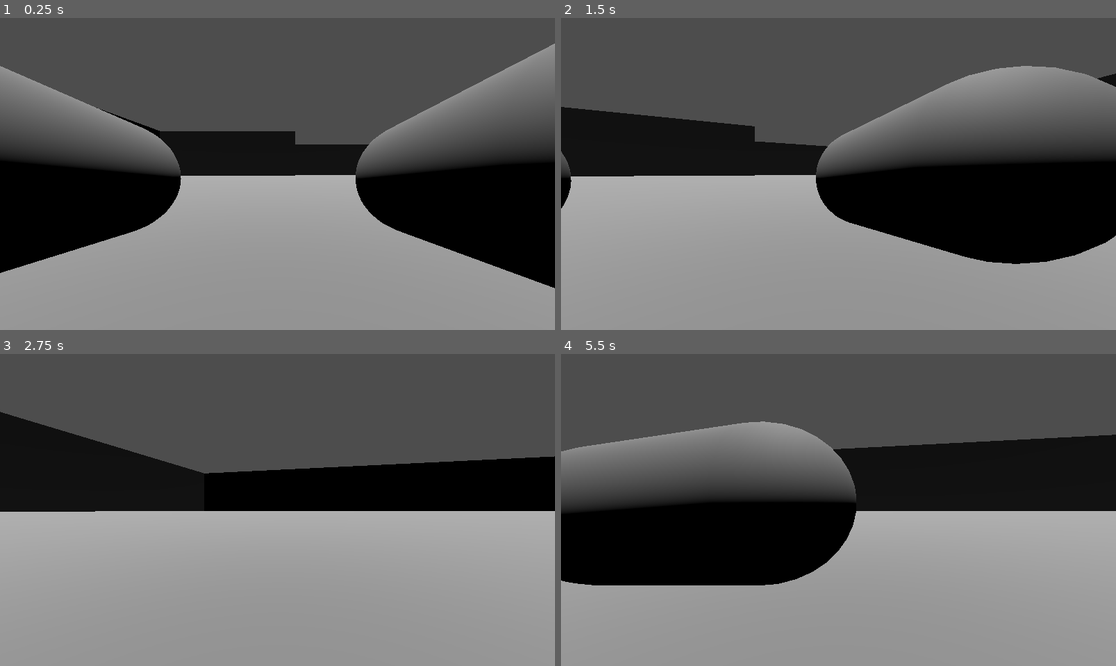
Above: before the commit, frames 1-4 (two rows, left to right).
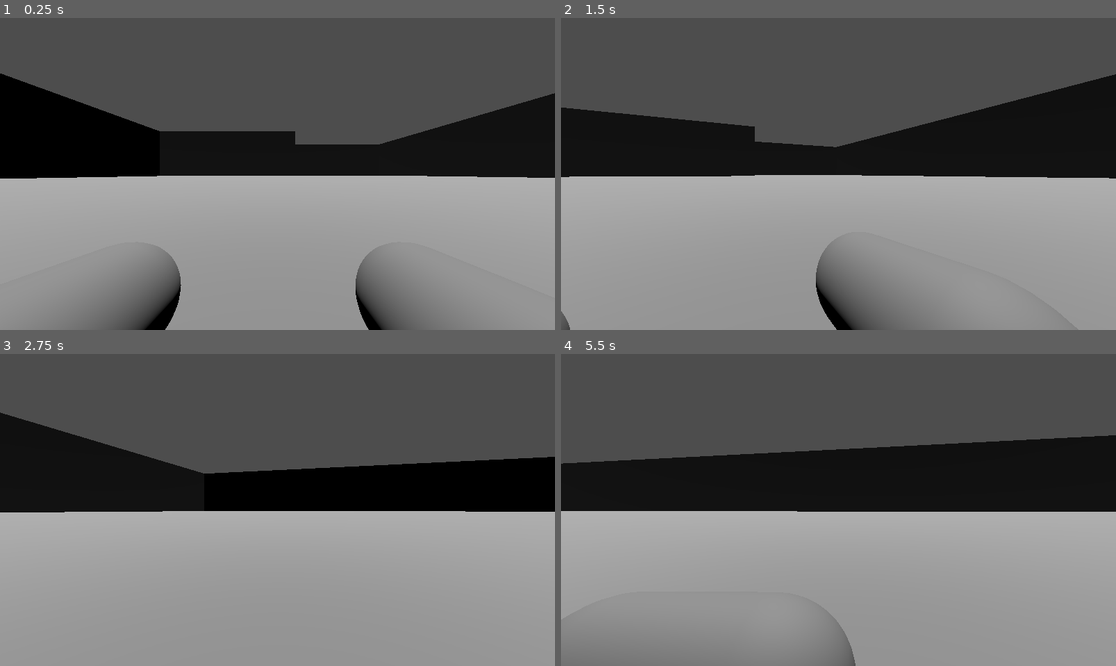
Above: after the commit, the same moments.

Repository: StudioXPEtudiant/-25-26.QC.S.S2_Escape-Night
Game: Godot game, scene res://scenne/Laboratoir(scène).tscn
Two runs of this game, one before a commit and one after it. Both use one fixed random seed, a clock stepped at 60 frames per second and the inputs below.
Inputs (mouse positions are in pixels of both pictures, inside the frame that each line leads up to):
- Up to frame 1 (0.25 s): no input
- Up to frame 2 (1.5 s): move the mouse to (866, 174) at 0.52 s; hold W (Avance) from 0.53 s (still down); tap C (Accroupir) at 0.6 s; tap Space (Saut) at 0.77 s; move the mouse to (810, 174) at 1.27 s; tap S (Recule) at 1.35 s
- Up to frame 3 (2.75 s): keep holding W (Avance); tap Space (Saut) at 1.52 s; move the mouse to (288, 503) at 2.02 s; hold Shift (Sprint) from 2.03 s (still down)
- Up to frame 4 (5.5 s): keep holding W (Avance); move the mouse to (832, 516) at 2.77 s; release Shift (Sprint) at 2.78 s; tap C (Accroupir) at 2.85, 5.1 s; tap Space (Saut) at 3.02, 3.77, 4.52 s; move the mouse to (877, 513) at 3.52 s; tap S (Recule) at 3.6 s; move the mouse to (794, 506) at 4.27 s; tap Shift (Sprint) at 4.35 s; tap Enter at 5 s; move the mouse to (844, 510) at 5.02 s

The runs differ from the first frame. In frame 1, 35% of the frame differs, in the area x 0-100%, y 8-100%; in frame 2, 27%; in frame 3, 0.2%; in frame 4, 24%.

Commit message:
rangement de dosier + script monstre statue V1

Diff:
--- a/Laboratoir(scène).tscn
+++ /dev/null
@@ -1,74 +0,0 @@
-[gd_scene load_steps=12 format=3 uid="uid://dfpd7q6gfhpr3"]
-
-[ext_resource type="PackedScene" uid="uid://dnwhrjxakhhu6" path="res://Monstre.tscn" id="1_dxf6b"]
-[ext_resource type="PackedScene" path="res://script/node_3d.tscn" id="2_8lorh"]
-
-[sub_resource type="StandardMaterial3D" id="StandardMaterial3D_t4cqt"]
-albedo_color = Color(1, 0, 1, 1)
-
-[sub_resource type="CapsuleMesh" id="CapsuleMesh_w4cp3"]
-material = SubResource("StandardMaterial3D_t4cqt")
-
-[sub_resource type="NavigationMesh" id="NavigationMesh_fjfmr"]
-vertices = PackedVector3Array(0.274002, -0.75, -285.775, 0.274002, -0.75, -200.525, 124.024, -0.75, -200.525, 124.024, -0.75, -285.775, -124.726, 1.75, -1.77484, 124.524, 1.75, -1.52484, 124.524, 1.75, -199.525, -124.726, 1.75, -199.525, 0.274002, -0.5, -199.275, 0.274002, -0.5, -195.025, 124.024, -0.5, -195.025, 124.024, -0.5, -199.275, -124.976, 1.75, -0.0248413, -126.726, 1.75, -0.0248413, -126.726, 1.75, 199.225, 124.524, 1.75, 199.475, -247.976, 1.75, -0.0248413, -247.976, 1.75, 199.225)
-polygons = [PackedInt32Array(3, 2, 0), PackedInt32Array(0, 2, 1), PackedInt32Array(7, 6, 4), PackedInt32Array(4, 6, 5), PackedInt32Array(11, 10, 8), PackedInt32Array(8, 10, 9), PackedInt32Array(14, 13, 12), PackedInt32Array(12, 4, 14), PackedInt32Array(14, 4, 5), PackedInt32Array(14, 5, 15), PackedInt32Array(17, 16, 14), PackedInt32Array(14, 16, 13)]
-
-[sub_resource type="StandardMaterial3D" id="StandardMaterial3D_igw0p"]
-albedo_color = Color(0.560784, 0.560784, 0.560784, 1)
-
-[sub_resource type="BoxMesh" id="BoxMesh_hn602"]
-material = SubResource("StandardMaterial3D_igw0p")
-size = Vector3(125, 2.5, 200)
-
-[sub_resource type="StandardMaterial3D" id="StandardMaterial3D_ydddm"]
-albedo_color = Color(0.560784, 0.560784, 0.560784, 1)
-
-[sub_resource type="BoxMesh" id="BoxMesh_ydyjn"]
-material = SubResource("StandardMaterial3D_ydddm")
-size = Vector3(125, 2.5, 84.335)
-
-[sub_resource type="StandardMaterial3D" id="StandardMaterial3D_1a1s2"]
-albedo_color = Color(0.560955, 0.560955, 0.560955, 1)
-
-[sub_resource type="BoxMesh" id="BoxMesh_e456h"]
-material = SubResource("StandardMaterial3D_1a1s2")
-size = Vector3(250, 2.5, 400)
-
-[node name="Node3D2" type="Node3D"]
-transform = Transform3D(1, 0, 0, 0, 1, 0, 0, 0, 1, 0, -0.0173149, 0)
-
-[node name="Node3D" parent="." instance=ExtResource("1_dxf6b")]
-transform = Transform3D(1, 0, 0, 0, 1, 0, 0, 0, 1, -1.47439, 2.59412, -6.99341)
-script = null
-
-[node name="MeshInstance3D" type="MeshInstance3D" parent="."]
-transform = Transform3D(-1, 0, -8.74228e-08, 0, 1, 0, 8.74228e-08, 0, -1, -2.1, 2.1, -2.35)
-mesh = SubResource("CapsuleMesh_w4cp3")
-
-[node name="DirectionalLight3D" type="DirectionalLight3D" parent="."]
-transform = Transform3D(0.889236, 0.457225, -0.0143281, 0.00603239, 0.0195985, 0.99979, 0.457409, -0.889135, 0.0146695, 0, 14.8334, 0)
-
-[node name="Node3D2" parent="." instance=ExtResource("2_8lorh")]
-transform = Transform3D(1, 0, 0, 0, 1, 0, 0, 0, 1, -3.26869, 3.16961, -7.63987)
-script = null
-
-[node name="NavigationRegion3D" type="NavigationRegion3D" parent="."]
-transform = Transform3D(1, 0, 0, 0, 1, 0, 0, 0, 1, 10.921, 0, 0.018)
-navigation_mesh = SubResource("NavigationMesh_fjfmr")
-
-[node name="CSGBox3D" type="CSGBox3D" parent="NavigationRegion3D"]
-use_collision = true
-size = Vector3(250, 2, 400)
-
-[node name="MeshInstance3D2" type="MeshInstance3D" parent="NavigationRegion3D/CSGBox3D"]
-transform = Transform3D(1, 0, 0, 0, 1, 0, 0, 0, 1, -185.976, 0, 99.661)
-mesh = SubResource("BoxMesh_hn602")
-skeleton = NodePath("")
-
-[node name="MeshInstance3D3" type="MeshInstance3D" parent="NavigationRegion3D/CSGBox3D"]
-transform = Transform3D(0.998378, 0, 0, 0, 0.998378, 0, 0, 0, -1.09271, 62.167, 0, -240.448)
-mesh = SubResource("BoxMesh_ydyjn")
-skeleton = NodePath("")
-
-[node name="MeshInstance3D" type="MeshInstance3D" parent="NavigationRegion3D/CSGBox3D"]
-mesh = SubResource("BoxMesh_e456h")
--- a/Monstre.tscn
+++ /dev/null
@@ -1,50 +0,0 @@
-[gd_scene load_steps=10 format=3 uid="uid://dnwhrjxakhhu6"]
-
-[ext_resource type="Script" uid="uid://ckfqsd6hcpijh" path="res://script/monstreIA V1.0.gd" id="1_dd7hk"]
-[ext_resource type="Script" path="res://script/navigation_agent_3d V1.1.gd" id="2_2n36j"]
-
-[sub_resource type="BoxMesh" id="BoxMesh_2n36j"]
-
-[sub_resource type="BoxMesh" id="BoxMesh_xjwih"]
-
-[sub_resource type="BoxMesh" id="BoxMesh_c74gb"]
-
-[sub_resource type="CylinderMesh" id="CylinderMesh_2n36j"]
-
-[sub_resource type="CapsuleMesh" id="CapsuleMesh_xjwih"]
-
-[sub_resource type="BoxShape3D" id="BoxShape3D_ialkv"]
-size = Vector3(0.741211, 1.09906, 1)
-
-[node name="Node3D" type="CharacterBody3D"]
-transform = Transform3D(1, 0, 0, 0, 1, 0, 0, 0, 1, 0, 0, -0.0421104)
-script = ExtResource("1_dd7hk")
-
-[node name="Bras_Gauche" type="MeshInstance3D" parent="."]
-transform = Transform3D(0.291394, -0.535974, 0.0123468, 0.192385, 0.540554, 0.217004, -0.146217, -0.356901, 0.310127, 0.741277, 2.04528, 0.21534)
-mesh = SubResource("BoxMesh_2n36j")
-
-[node name="Bras_Droit" type="MeshInstance3D" parent="."]
-transform = Transform3D(0.29328, 0.480138, -0.102764, -0.0949481, 0.564596, 0.264046, 0.219712, -0.396918, 0.251281, -0.335392, 2.00849, 0.205141)
-mesh = SubResource("BoxMesh_xjwih")
-
-[node name="Corp" type="MeshInstance3D" parent="."]
-transform = Transform3D(0.651536, 0, 0, 0, 1.92439, -0.0719166, 0, 0.233764, 0.592034, 0.184639, 1.58162, 0.0349089)
-mesh = SubResource("BoxMesh_c74gb")
-
-[node name="tête" type="MeshInstance3D" parent="."]
-transform = Transform3D(1, 0, 0, 0, -0.131104, 0.125307, 0, -0.0180591, -0.909684, 0.203322, 3.10205, 0.244101)
-mesh = SubResource("CylinderMesh_2n36j")
-
-[node name="NavigationAgent3D" type="NavigationAgent3D" parent="."]
-script = ExtResource("2_2n36j")
-
-[node name="MeshInstance3D" type="MeshInstance3D" parent="."]
-
-[node name="cou" type="MeshInstance3D" parent="."]
-transform = Transform3D(0.368559, 0, 0, 0, 0.352906, 0, 0, 0, 0.241753, 0.203744, 2.64388, 0.225868)
-mesh = SubResource("CapsuleMesh_xjwih")
-
-[node name="CollisionShape3D" type="CollisionShape3D" parent="."]
-transform = Transform3D(2.89356, 0, 0, 0, 2, 0, 0, 0, 2, 0.27929, 2.171, 0)
-shape = SubResource("BoxShape3D_ialkv")
--- a/node_3d.tscn
+++ /dev/null
@@ -1,29 +0,0 @@
-[gd_scene load_steps=5 format=3 uid="uid://cbpimu6tuyoqh"]
-
-[ext_resource type="Script" uid="uid://dd8joq86u5u3m" path="res://script/personnage_principal.gd" id="1_rp3qt"]
-[ext_resource type="Script" uid="uid://h4ewu3wk3ej6" path="res://script/camera_3d.gd" id="2_jswb2"]
-
-[sub_resource type="CapsuleMesh" id="CapsuleMesh_odvco"]
-
-[sub_resource type="BoxShape3D" id="BoxShape3D_ma6vh"]
-size = Vector3(1, 1.44141, 1)
-
-[node name="Player" type="CharacterBody3D"]
-transform = Transform3D(1, 0, 0, 0, 1, 0, 0, 0, 1, 0, 0.813962, 0)
-script = ExtResource("1_rp3qt")
-
-[node name="MeshInstance3D2" type="MeshInstance3D" parent="."]
-transform = Transform3D(0.247799, 0, 0, 0, 0.0184483, -0.255721, 0, 0.29653, 0.0159094, -0.366102, 0, -0.322373)
-mesh = SubResource("CapsuleMesh_odvco")
-
-[node name="MeshInstance3D" type="MeshInstance3D" parent="."]
-transform = Transform3D(0.247799, 0, 0, 0, 0.0184483, -0.255721, 0, 0.29653, 0.0159094, 0.316715, 0, -0.322373)
-mesh = SubResource("CapsuleMesh_odvco")
-
-[node name="Camera3D" type="Camera3D" parent="."]
-transform = Transform3D(1, 0, 0, 0, 1, 0, 0, 0, 1, 0, 0.284684, 0)
-script = ExtResource("2_jswb2")
-
-[node name="CollisionShape3D" type="CollisionShape3D" parent="."]
-transform = Transform3D(1, 0, 0, 0, 1, 0, 0, 0, 1, 0, -0.220703, 0)
-shape = SubResource("BoxShape3D_ma6vh")
--- a/Labo V2(en cours).tscn
+++ b/scenne/Labo V2(en cours).tscn
@@ -1,8 +1,8 @@
 [gd_scene load_steps=8 format=3 uid="uid://dtbpcjiy41ib3"]
 
-[ext_resource type="Material" uid="uid://d07msuwoaenqk" path="res://Difference rouge.tres" id="1_x7ysh"]
-[ext_resource type="Material" uid="uid://j6kos7l5iw2e" path="res://Difference bleu.tres" id="2_xencj"]
-[ext_resource type="Material" uid="uid://bq6cyweb3gqnl" path="res://Difference verte.tres" id="3_jv522"]
+[ext_resource type="Material" uid="uid://d07msuwoaenqk" path="res://coulleur/Difference rouge.tres" id="1_ewe5m"]
+[ext_resource type="Material" uid="uid://j6kos7l5iw2e" path="res://coulleur/Difference bleu.tres" id="2_286hd"]
+[ext_resource type="Material" uid="uid://bq6cyweb3gqnl" path="res://coulleur/Difference verte.tres" id="3_pxev4"]
 
 [sub_resource type="PlaneMesh" id="PlaneMesh_2f3pb"]
 
@@ -20,91 +20,91 @@
 transform = Transform3D(6.44512, 0, 0, 0, 1.00758, 0, 0, 0, 1.77153, -1.98199, 0, -5.5715)
 mesh = SubResource("PlaneMesh_2f3pb")
 skeleton = NodePath("../Caméras de surveillance")
-surface_material_override/0 = ExtResource("1_x7ysh")
+surface_material_override/0 = ExtResource("1_ewe5m")
 
 [node name="Caméras de surveillance" type="MeshInstance3D" parent="Sol"]
 transform = Transform3D(0.995029, 0, 0, 0, 0.993655, 0, 0, 0, 1.01035, 5.6107, 0, 3.41796)
 mesh = SubResource("PlaneMesh_ljqo1")
 skeleton = NodePath("../..")
-surface_material_override/0 = ExtResource("1_x7ysh")
+surface_material_override/0 = ExtResource("1_ewe5m")
 
 [node name="Salle de machines" type="MeshInstance3D" parent="Sol"]
 transform = Transform3D(1.9977, 0, 0, 0, 0.994291, 0, 0, 0, 2.21412, 8.55077, 0, -0.571863)
 mesh = SubResource("PlaneMesh_ljqo1")
 skeleton = NodePath("../..")
-surface_material_override/0 = ExtResource("1_x7ysh")
+surface_material_override/0 = ExtResource("1_ewe5m")
 
 [node name="Entrepot" type="MeshInstance3D" parent="Sol"]
 transform = Transform3D(3.60749, 0, -0.0622296, 0, 1.23272, 0, 0.214324, 0, 1.04744, -1.8434, 0, 9.20238)
 mesh = SubResource("PlaneMesh_ljqo1")
 skeleton = NodePath("../..")
-surface_material_override/0 = ExtResource("1_x7ysh")
+surface_material_override/0 = ExtResource("1_ewe5m")
 
 [node name="1er étage" type="MeshInstance3D" parent="Sol"]
 transform = Transform3D(3.79535, 0, 0, 0, 0.878986, 0, 0, 0, 3.35303, -1.71109, 0, 2.03054)
 mesh = SubResource("PlaneMesh_ljqo1")
 skeleton = NodePath("../..")
-surface_material_override/0 = ExtResource("1_x7ysh")
+surface_material_override/0 = ExtResource("1_ewe5m")
 
 [node name="To be continued" type="MeshInstance3D" parent="Sol"]
 transform = Transform3D(4.63244, 0, 0, 0, 0.658896, 0, 0, 0, 4.49574, -12.7488, 0, 1.999)
 mesh = SubResource("PlaneMesh_ljqo1")
 skeleton = NodePath("../..")
-surface_material_override/0 = ExtResource("1_x7ysh")
+surface_material_override/0 = ExtResource("1_ewe5m")
 
 [node name="To be continued2" type="MeshInstance3D" parent="Sol"]
 transform = Transform3D(4.63244, 0, 0, 0, 0.658896, 0, 0, 0, 4.49574, 8.44359, 0, 23.3461)
 mesh = SubResource("PlaneMesh_ljqo1")
 skeleton = NodePath("../..")
-surface_material_override/0 = ExtResource("1_x7ysh")
+surface_material_override/0 = ExtResource("1_ewe5m")
 
 [node name="To be continued3" type="MeshInstance3D" parent="Sol"]
 transform = Transform3D(2.38157, 0, 0, 0, 0.658896, 0, 0, 0, 2.03825, 9.94807, 0, 10.7868)
 mesh = SubResource("PlaneMesh_ljqo1")
 skeleton = NodePath("../..")
-surface_material_override/0 = ExtResource("1_x7ysh")
+surface_material_override/0 = ExtResource("1_ewe5m")
 
 [node name="Chemins" type="Node3D" parent="."]
 
 [node name="MeshInstance3D" type="MeshInstance3D" parent="Chemins"]
 transform = Transform3D(0.537476, 0, 0, 0, 1, 0, 0, 0, 2.11708, -3.05903, 0, -2.6806)
 mesh = SubResource("PlaneMesh_5r1oc")
-surface_material_override/0 = ExtResource("2_xencj")
+surface_material_override/0 = ExtResource("2_286hd")
 
 [node name="MeshInstance3D2" type="MeshInstance3D" parent="Chemins"]
 transform = Transform3D(0.537476, 0, 0, 0, 1, 0, 0, 0, 1.67214, -0.725338, 0, -2.93289)
 mesh = SubResource("PlaneMesh_5r1oc")
-surface_material_override/0 = ExtResource("2_xencj")
+surface_material_override/0 = ExtResource("2_286hd")
 
 [node name="MeshInstance3D3" type="MeshInstance3D" parent="Chemins"]
 transform = Transform3D(0.466868, 0, -0.828478, 0, 1, 0, 0.266297, 0, 1.45248, 6.71726, 0, 2.17601)
 mesh = SubResource("PlaneMesh_5r1oc")
-surface_material_override/0 = ExtResource("2_xencj")
+surface_material_override/0 = ExtResource("2_286hd")
 
 [node name="MeshInstance3D4" type="MeshInstance3D" parent="Chemins"]
 transform = Transform3D(0.00930515, 0, 1.67189, 0, 1, 0, -0.537395, 0, 0.0289494, 3.65822, 0, 3.40593)
 mesh = SubResource("PlaneMesh_5r1oc")
-surface_material_override/0 = ExtResource("2_xencj")
+surface_material_override/0 = ExtResource("2_286hd")
 
 [node name="MeshInstance3D8" type="MeshInstance3D" parent="Chemins"]
 transform = Transform3D(0.0168666, 0, 1.64837, 0, 1, 0, -0.974088, 0, 0.028542, -6.50656, -0.0530539, 1.77791)
 mesh = SubResource("PlaneMesh_5r1oc")
-surface_material_override/0 = ExtResource("2_xencj")
+surface_material_override/0 = ExtResource("2_286hd")
 
 [node name="MeshInstance3D5" type="MeshInstance3D" parent="Chemins"]
 transform = Transform3D(0.537476, 0, 0, 0, 1, 0, 0, 0, 1.67214, -3.50054, 0, 6.71726)
 mesh = SubResource("PlaneMesh_5r1oc")
-surface_material_override/0 = ExtResource("2_xencj")
+surface_material_override/0 = ExtResource("2_286hd")
 
 [node name="MeshInstance3D6" type="MeshInstance3D" parent="Chemins"]
 transform = Transform3D(0.035522, 0, 3.60747, 0, 1, 0, -0.557616, 0, 0.229807, 4.399, 0, 9.776)
 mesh = SubResource("PlaneMesh_5r1oc")
-surface_material_override/0 = ExtResource("2_xencj")
+surface_material_override/0 = ExtResource("2_286hd")
 
 [node name="MeshInstance3D7" type="MeshInstance3D" parent="Chemins"]
 transform = Transform3D(0.537476, 0, 0, 0, 1, 0, 0, 0, 3.97366, 8.90175, 0, 15.8907)
 mesh = SubResource("PlaneMesh_5r1oc")
-surface_material_override/0 = ExtResource("2_xencj")
+surface_material_override/0 = ExtResource("2_286hd")
 
 [node name="murs" type="Node3D" parent="."]
 
@@ -112,4 +112,4 @@
 transform = Transform3D(0.126422, 0, 0, 0, 1, 0, 0, 0, 1, 10.5089, 0, 0)
 mesh = SubResource("BoxMesh_6nru8")
 skeleton = NodePath("../..")
-surface_material_override/0 = ExtResource("3_jv522")
+surface_material_override/0 = ExtResource("3_pxev4")
--- a/Labo v2.tscn
+++ b/scenne/Labo v2.tscn
@@ -1,8 +1,8 @@
 [gd_scene load_steps=5 format=3 uid="uid://bqutx4nj22ttk"]
 
-[ext_resource type="Material" uid="uid://d07msuwoaenqk" path="res://Difference rouge.tres" id="1_jjy2c"]
-[ext_resource type="Material" uid="uid://j6kos7l5iw2e" path="res://Difference bleu.tres" id="2_ec1id"]
-[ext_resource type="Material" uid="uid://bq6cyweb3gqnl" path="res://Difference verte.tres" id="3_r8d57"]
+[ext_resource type="Material" uid="uid://d07msuwoaenqk" path="res://coulleur/Difference rouge.tres" id="1_jjy2c"]
+[ext_resource type="Material" uid="uid://j6kos7l5iw2e" path="res://coulleur/Difference bleu.tres" id="2_ec1id"]
+[ext_resource type="Material" uid="uid://bq6cyweb3gqnl" path="res://coulleur/Difference verte.tres" id="3_r8d57"]
 
 [sub_resource type="StandardMaterial3D" id="StandardMaterial3D_x7ysh"]
 albedo_color = Color(0.604023, 0.59712, 1.92523e-07, 1)
--- a/scenne/Monstre.tscn
+++ b/scenne/Monstre.tscn
@@ -1,61 +1,50 @@
-[gd_scene load_steps=10 format=3 uid="uid://dnwhrjxakhhu6"]
+[gd_scene load_steps=9 format=3 uid="uid://dnwhrjxakhhu6"]
 
 [ext_resource type="Script" uid="uid://ckfqsd6hcpijh" path="res://script/monstreIA V1.0.gd" id="1_dd7hk"]
-[ext_resource type="Script" uid="uid://dwpg1ic6l2b7q" path="res://script/navigation_agent_3d V1.1.gd" id="2_clqnc"]
+[ext_resource type="Script" uid="uid://dwpg1ic6l2b7q" path="res://script/navigation_agent_3d V1.1.gd" id="2_2n36j"]
 
-[sub_resource type="CapsuleMesh" id="CapsuleMesh_nexf3"]
+[sub_resource type="BoxMesh" id="BoxMesh_2n36j"]
 
-[sub_resource type="CapsuleMesh" id="CapsuleMesh_5s4e0"]
+[sub_resource type="BoxMesh" id="BoxMesh_xjwih"]
+
+[sub_resource type="BoxMesh" id="BoxMesh_c74gb"]
+
+[sub_resource type="CylinderMesh" id="CylinderMesh_2n36j"]
+
+[sub_resource type="CapsuleMesh" id="CapsuleMesh_xjwih"]
 
 [sub_resource type="BoxShape3D" id="BoxShape3D_ialkv"]
 size = Vector3(0.741211, 1.09906, 1)
-
-[sub_resource type="StandardMaterial3D" id="StandardMaterial3D_xd3g8"]
-albedo_color = Color(0.49733, 0, 0.16561, 1)
-
-[sub_resource type="SphereMesh" id="SphereMesh_y3cni"]
-material = SubResource("StandardMaterial3D_xd3g8")
-
-[sub_resource type="StandardMaterial3D" id="StandardMaterial3D_avx5g"]
-albedo_color = Color(0, 0, 0, 1)
-metallic = 1.0
-
-[sub_resource type="CapsuleMesh" id="CapsuleMesh_hjstv"]
-material = SubResource("StandardMaterial3D_avx5g")
-radius = 0.125
-height = 0.5
 
 [node name="Node3D" type="CharacterBody3D"]
 transform = Transform3D(1, 0, 0, 0, 1, 0, 0, 0, 1, 0, 0, -0.0421104)
 script = ExtResource("1_dd7hk")
 
 [node name="Bras_Gauche" type="MeshInstance3D" parent="."]
-transform = Transform3D(0.378552, 0, 0, 0, 0.735065, 0.183817, 0, -0.408074, 0.33111, 0.522081, 0.518773, 0.850969)
-mesh = SubResource("CapsuleMesh_nexf3")
+transform = Transform3D(0.291394, -0.535974, 0.0123468, 0.192385, 0.540554, 0.217004, -0.146217, -0.356901, 0.310127, 0.741277, 2.04528, 0.21534)
+mesh = SubResource("BoxMesh_2n36j")
 
 [node name="Bras_Droit" type="MeshInstance3D" parent="."]
-transform = Transform3D(0.378552, 0, 0, 0, 0.735065, 0.183817, 0, -0.408074, 0.33111, -0.435056, 0.518773, 1.00476)
-mesh = SubResource("CapsuleMesh_nexf3")
+transform = Transform3D(0.29328, 0.480138, -0.102764, -0.0949481, 0.564596, 0.264046, 0.219712, -0.396918, 0.251281, -0.335392, 2.00849, 0.205141)
+mesh = SubResource("BoxMesh_xjwih")
 
 [node name="Corp" type="MeshInstance3D" parent="."]
-transform = Transform3D(0.619837, 0, 0, 0, 0.588217, -0.598423, 0, 0.780591, 0.450944, 0, 0.628394, 0)
-mesh = SubResource("CapsuleMesh_5s4e0")
+transform = Transform3D(0.651536, 0, 0, 0, 1.92439, -0.0719166, 0, 0.233764, 0.592034, 0.184639, 1.58162, 0.0349089)
+mesh = SubResource("BoxMesh_c74gb")
+
+[node name="tête" type="MeshInstance3D" parent="."]
+transform = Transform3D(1, 0, 0, 0, -0.131104, 0.125307, 0, -0.0180591, -0.909684, 0.203322, 3.10205, 0.244101)
+mesh = SubResource("CylinderMesh_2n36j")
+
+[node name="NavigationAgent3D" type="NavigationAgent3D" parent="."]
+script = ExtResource("2_2n36j")
+
+[node name="MeshInstance3D" type="MeshInstance3D" parent="."]
+
+[node name="cou" type="MeshInstance3D" parent="."]
+transform = Transform3D(0.368559, 0, 0, 0, 0.352906, 0, 0, 0, 0.241753, 0.203744, 2.64388, 0.225868)
+mesh = SubResource("CapsuleMesh_xjwih")
 
 [node name="CollisionShape3D" type="CollisionShape3D" parent="."]
-transform = Transform3D(1.9, 0, 0, 0, 1.9, 0, 0, 0, 2.9, 0.0510254, 0.797657, 0)
+transform = Transform3D(2.89356, 0, 0, 0, 2, 0, 0, 0, 2, 0.27929, 2.171, 0)
 shape = SubResource("BoxShape3D_ialkv")
-
-[node name="tête" type="MeshInstance3D" parent="."]
-transform = Transform3D(1, 0, 0, 0, 0.363597, 0, 0, 0, 0.523399, -0.0381415, 1.42444, 0.8824)
-mesh = SubResource("SphereMesh_y3cni")
-
-[node name="Oeil" type="MeshInstance3D" parent="."]
-transform = Transform3D(1, 0, 0, 0, -0.324149, -0.946006, 0, 0.946006, -0.324149, -0.563474, 1.43887, 0.907537)
-mesh = SubResource("CapsuleMesh_hjstv")
-
-[node name="Oeil2" type="MeshInstance3D" parent="."]
-transform = Transform3D(1, 0, 0, 0, -0.324149, -0.946006, 0, 0.946006, -0.324149, 0.490983, 1.43887, 0.907537)
-mesh = SubResource("CapsuleMesh_hjstv")
-
-[node name="NavigationAgent3D" type="NavigationAgent3D" parent="."]
-script = ExtResource("2_clqnc")
--- a/scenne/Player.tscn
+++ b/scenne/Player.tscn
@@ -6,7 +6,7 @@
 radius = 0.55
 height = 2.01
 
-[node name="Node3D" type="Node3D"]
+[node name="Node3D2" type="Node3D"]
 
 [node name="MeshInstance3D" type="MeshInstance3D" parent="."]
 mesh = SubResource("CapsuleMesh_b4b86")
--- a/scenne/node_3d.tscn
+++ b/scenne/node_3d.tscn
@@ -12,16 +12,17 @@
 transform = Transform3D(1, 0, 0, 0, 1, 0, 0, 0, 1, 0, 0.813962, 0)
 script = ExtResource("1_rp3qt")
 
-[node name="Camera3D" type="Camera3D" parent="."]
-script = ExtResource("2_jswb2")
+[node name="MeshInstance3D2" type="MeshInstance3D" parent="."]
+transform = Transform3D(0.247799, 0, 0, 0, 0.0184483, -0.255721, 0, 0.29653, 0.0159094, -0.366102, 0, -0.322373)
+mesh = SubResource("CapsuleMesh_odvco")
 
 [node name="MeshInstance3D" type="MeshInstance3D" parent="."]
 transform = Transform3D(0.247799, 0, 0, 0, 0.0184483, -0.255721, 0, 0.29653, 0.0159094, 0.316715, 0, -0.322373)
 mesh = SubResource("CapsuleMesh_odvco")
 
-[node name="MeshInstance3D2" type="MeshInstance3D" parent="."]
-transform = Transform3D(0.247799, 0, 0, 0, 0.0184483, -0.255721, 0, 0.29653, 0.0159094, -0.366102, 0, -0.322373)
-mesh = SubResource("CapsuleMesh_odvco")
+[node name="Camera3D" type="Camera3D" parent="."]
+transform = Transform3D(1, 0, 0, 0, 1, 0, 0, 0, 1, 0, 0.284684, 0)
+script = ExtResource("2_jswb2")
 
 [node name="CollisionShape3D" type="CollisionShape3D" parent="."]
 transform = Transform3D(1, 0, 0, 0, 1, 0, 0, 0, 1, 0, -0.220703, 0)
--- a/script/node_3d.tscn
+++ /dev/null
@@ -1,28 +0,0 @@
-[gd_scene load_steps=5 format=3 uid="uid://d24f3wqjx8gfw"]
-
-[ext_resource type="Script" uid="uid://dd8joq86u5u3m" path="res://script/personnage_principal.gd" id="1_rp3qt"]
-[ext_resource type="Script" uid="uid://h4ewu3wk3ej6" path="res://script/camera_3d.gd" id="2_jswb2"]
-
-[sub_resource type="CapsuleMesh" id="CapsuleMesh_odvco"]
-
-[sub_resource type="BoxShape3D" id="BoxShape3D_ma6vh"]
-size = Vector3(1, 1.44141, 1)
-
-[node name="Player" type="CharacterBody3D"]
-transform = Transform3D(1, 0, 0, 0, 1, 0, 0, 0, 1, 0, 0.813962, 0)
-script = ExtResource("1_rp3qt")
-
-[node name="MeshInstance3D2" type="MeshInstance3D" parent="."]
-transform = Transform3D(0.247799, 0, 0, 0, 0.0184483, -0.255721, 0, 0.29653, 0.0159094, -0.366102, 0, -0.322373)
-mesh = SubResource("CapsuleMesh_odvco")
-
-[node name="MeshInstance3D" type="MeshInstance3D" parent="."]
-transform = Transform3D(0.247799, 0, 0, 0, 0.0184483, -0.255721, 0, 0.29653, 0.0159094, 0.316715, 0, -0.322373)
-mesh = SubResource("CapsuleMesh_odvco")
-
-[node name="Camera3D" type="Camera3D" parent="."]
-script = ExtResource("2_jswb2")
-
-[node name="CollisionShape3D" type="CollisionShape3D" parent="."]
-transform = Transform3D(1, 0, 0, 0, 1, 0, 0, 0, 1, 0, -0.220703, 0)
-shape = SubResource("BoxShape3D_ma6vh")
--- /dev/null
+++ b/script/script montre statue V1.gd
@@ -0,0 +1,55 @@
+extends CharacterBody3D
+
+@export var speed: float = 6.0
+@export var stop_distance: float = 1.5
+
+var player: Node3D
+var camera: Camera3D
+
+func _ready():
+	player = get_tree().get_first_node_in_group("player")
+	camera = get_viewport().get_camera_3d()
+
+func _physics_process(delta):
+	if player == null or camera == null:
+		return
+
+	if not is_visible_to_player():
+		charge_player()
+	else:
+		velocity = Vector3.ZERO
+
+	move_and_slide()
+
+func is_visible_to_player() -> bool:
+	var to_monster = (global_position - camera.global_position).normalized()
+	var camera_forward = -camera.global_transform.basis.z.normalized()
+
+	var dot = camera_forward.dot(to_monster)
+
+	if dot < 0.6:
+		return false
+
+	var space = get_world_3d().direct_space_state
+	var query = PhysicsRayQueryParameters3D.create(
+		camera.global_position,
+		global_position
+	)
+	query.exclude = [camera.get_parent()]
+
+	var result = space.intersect_ray(query)
+
+	if result and result.collider == self:
+		return true
+
+	return false
+
+func charge_player():
+	var distance = global_position.distance_to(player.global_position)
+
+	if distance > stop_distance:
+		var dir = (player.global_position - global_position).normalized()
+		velocity = dir * speed
+	else:
+		velocity = Vector3.ZERO
+		print("JUMPSCARE")
Renamed: Difference bleu.tres -> coulleur/Difference bleu.tres
Renamed: Difference rouge.tres -> coulleur/Difference rouge.tres
Renamed: Difference verte.tres -> coulleur/Difference verte.tres
Renamed: Arms2.0.tscn -> scenne/Arms2.0.tscn
Not shown: 1 places in scenne/Laboratoir(scène).tscn that only renumber resources
Not shown: 1 places in scenne/node_3d.tscn that only renumber resources
Not shown, added: script/script montre statue V1.gd.uid
